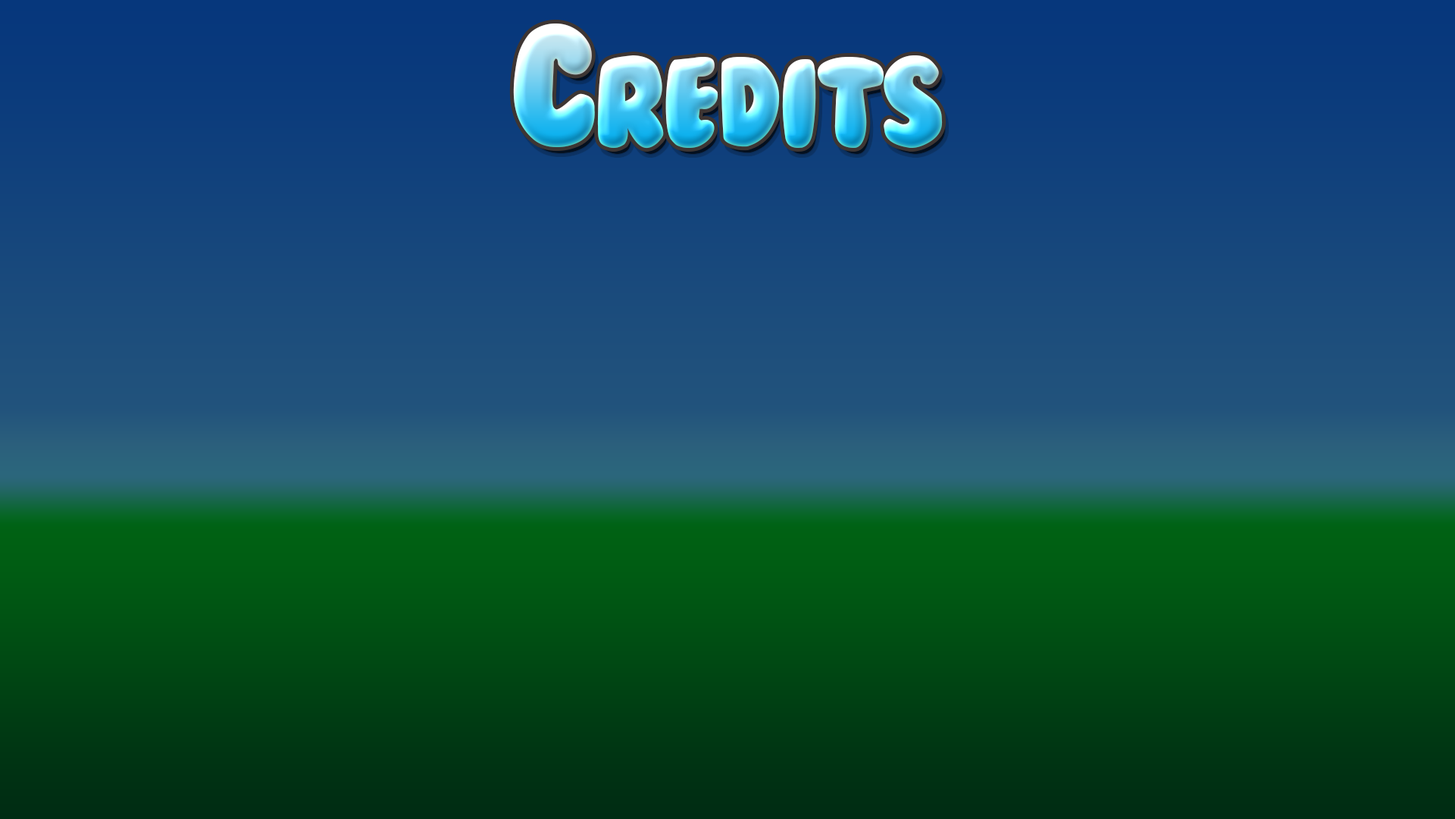
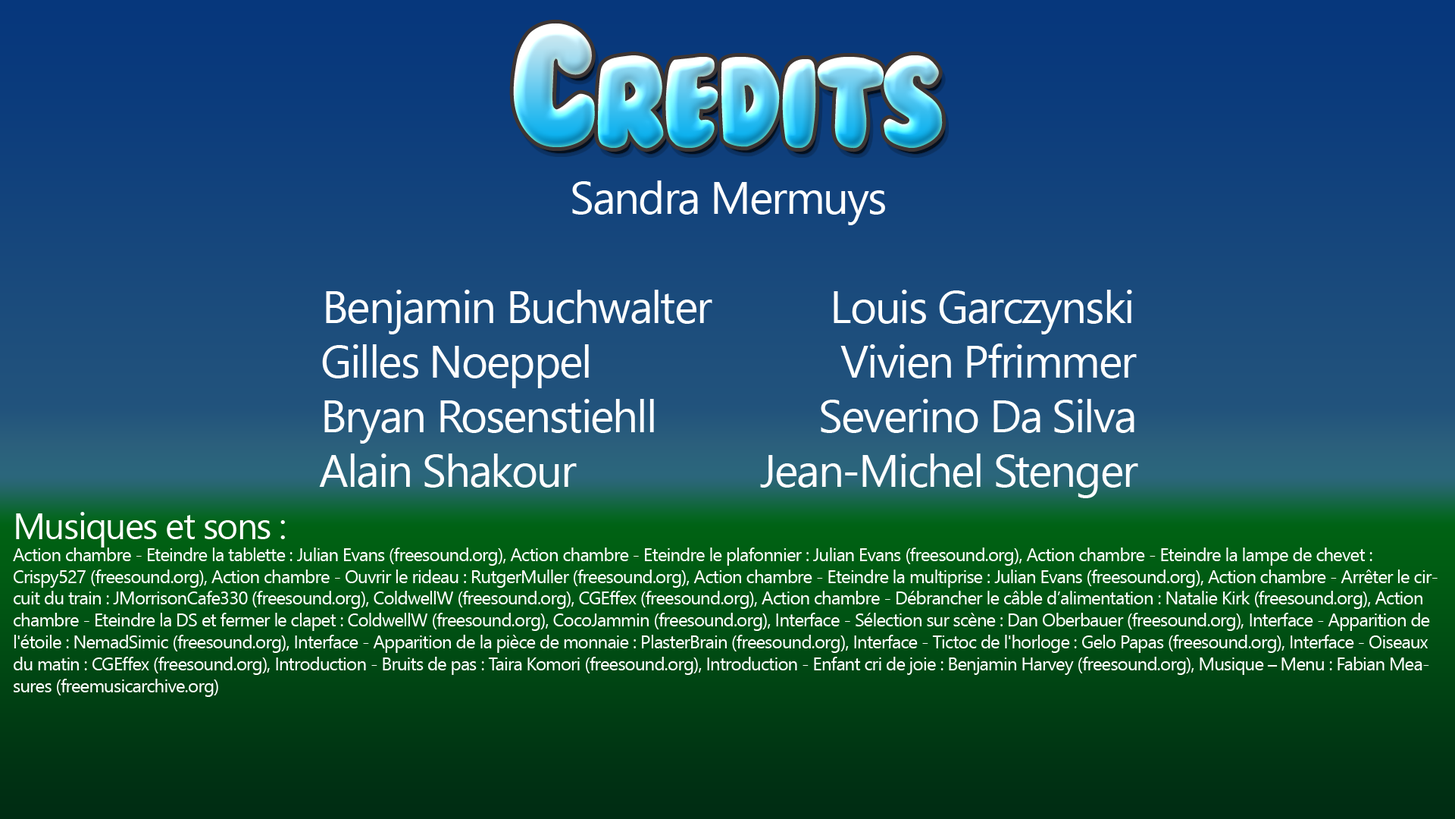
Comparing the layer stacks of the two (1455, 819) images. Changes:
added layer "Musiques et sons : Action cham" above "Sandra Mermuys Benjamin Buchw" over 12, 511, 1438, 697
added layer "Sandra Mermuys Benjamin Buchw" above "Credits" over 319, 180, 1139, 498
painted on "Credits" over 513, 22, 943, 149
